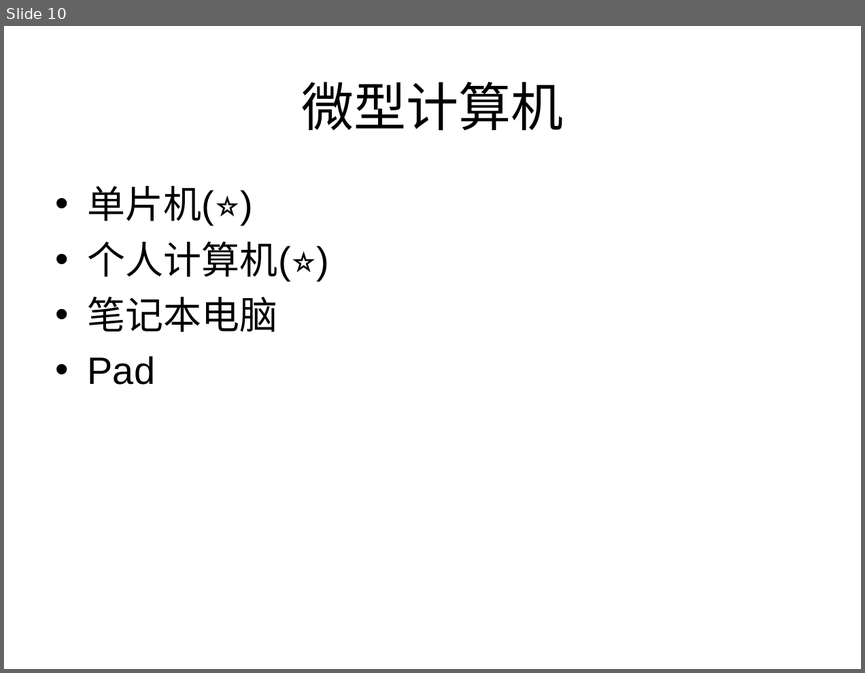
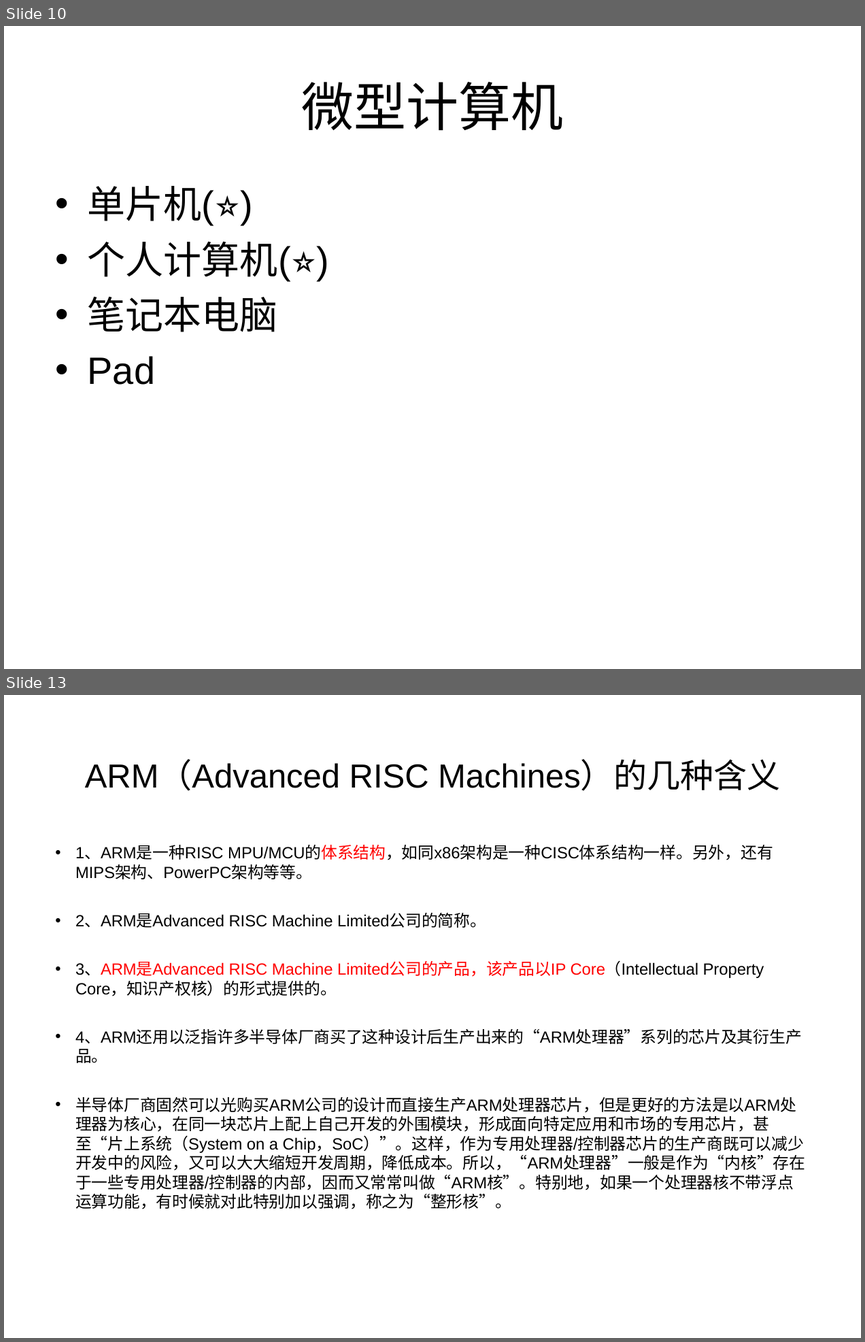
Before and after one commit to KuzuryuYaichi/Speach, a slide deck: 讲课/jk.ppt. Shown one above the other, each under a label of ours: slide 10 before the commit, slides 10 and 13 after it; the slides between them are not shown. The pictures are 865x673 and 865x1342 pixels, drawn with LibreOffice and Linux fonts; fonts in the diff are those of the drawing. Boxes give left, top, right and bottom in pixels: in the first picture for what was removed or moved away, otherwise in the second. Text is boxed around its words. In the diff, an @@ line names an element or a change of style, - is before the commit and + after.

```diff
--- a/讲课/jk.ppt
+++ b/讲课/jk.ppt
@@ slide 13 added at [4, 695, 861, 1338], background #FFFFFF @@
@@ title added at [85, 761, 780, 791], 28 pt, text #000000 @@
+ARM（Advanced RISC Machines）的几种含义
@@ text added at [75, 845, 805, 1209], 13.6 pt, text #000000 @@
+• 1、ARM是一种RISC MPU/MCU的体系结构，如同x86架构是一种CISC体系结构一样。另外，还有MIPS架构、PowerPC架构等等。
+• 2、ARM是Advanced RISC Machine Limited公司的简称。
+• 3、ARM是Advanced RISC Machine Limited公司的产品，该产品以IP Core（Intellectual Property Core，知识产权核）的形式提供的。
+• 4、ARM还用以泛指许多半导体厂商买了这种设计后生产出来的“ARM处理器”系列的芯片及其衍生产品。
+• 半导体厂商固然可以光购买ARM公司的设计而直接生产ARM处理器芯片，但是更好的方法是以ARM处理器为核心，在同一块芯片上配上自己开发的外围模块，形成面向特定应用和市场的专用芯片，甚至“片上系统（System on a Chip，SoC）”。这样，作为专用处理器/控制器芯片的生产商既可以减少开发中的风险，又可以大大缩短开发周期，降低成本。所以，“ARM处理器”一般是作为“内核”存在于一些专用处理器/控制器的内部，因而又常常叫做“ARM核”。特别地，如果一个处理器核不带浮点运算功能，有时候就对此特别加以强调，称之为“整形核”。
```
Also in this commit, not shown: 4 slides changed, 18 other slides added, 2 slides removed, 3 other files.
